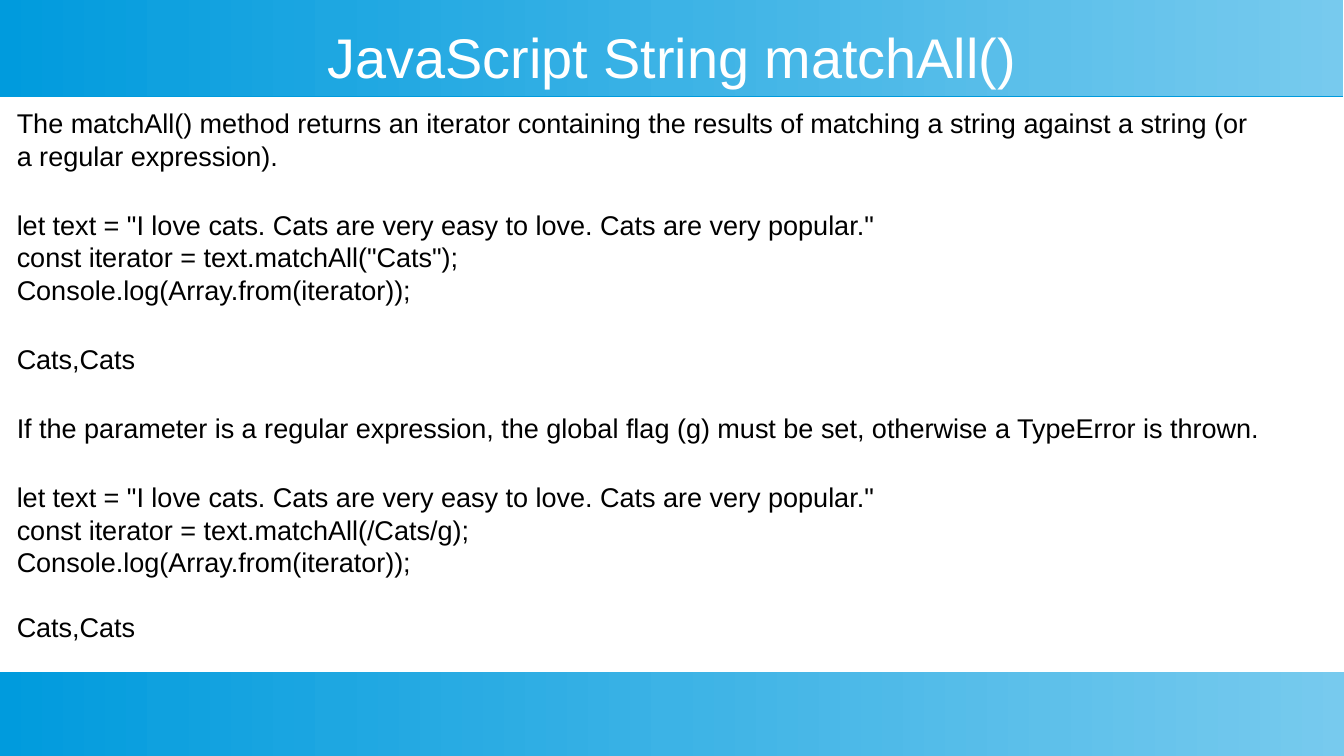
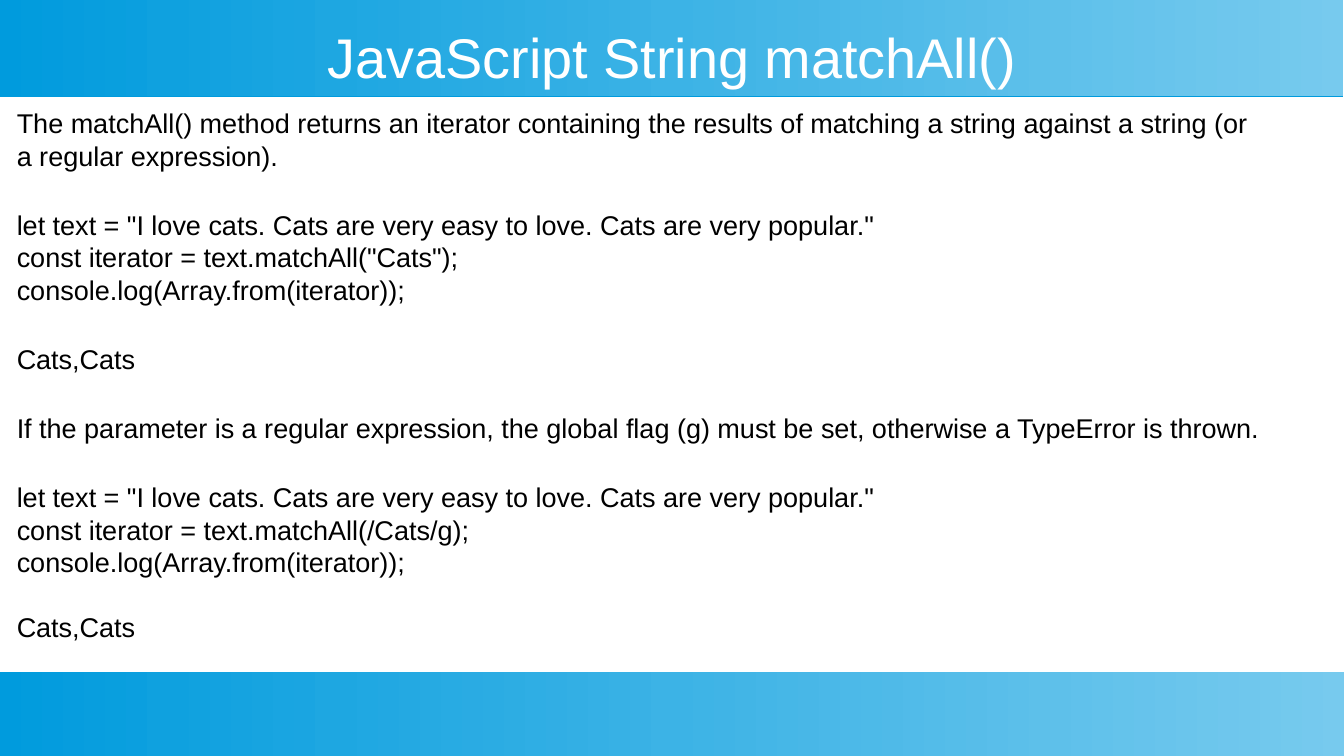
Before and after one commit to ashishjain1547/public_lessons_in_javascript, a slide deck: slide 11 of 5_Strings in Detail/3 - string search methods.odp. Drawn at 1344x756 pixels with LibreOffice and Linux fonts; fonts in the diff are those of the drawing. Boxes give left, top, right and bottom in pixels: in the first picture for what was removed or moved away, otherwise in the second. Text is boxed around its words. In the diff, an @@ line names an element or a change of style, - is before the commit and + after.

```diff
--- a/5_Strings in Detail/3 - string search methods.odp
+++ b/5_Strings in Detail/3 - string search methods.odp
@@ text at (17,280,405,305): text changed @@
-Console.log(Array.from(iterator));
+console.log(Array.from(iterator));
@@ text at (17,552,405,577): text changed @@
-Console.log(Array.from(iterator));
+console.log(Array.from(iterator));
```
Also in this commit, not shown: 2 other slides changed, 21 other files.
